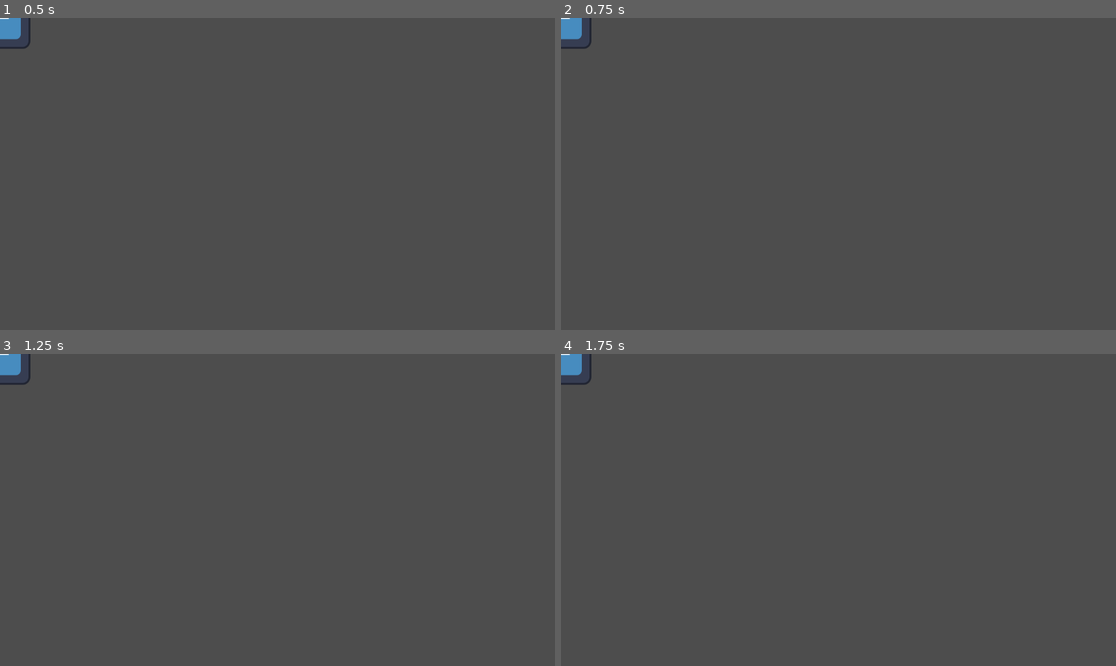
Above: before the commit, frames 1-4 (two rows, left to right).
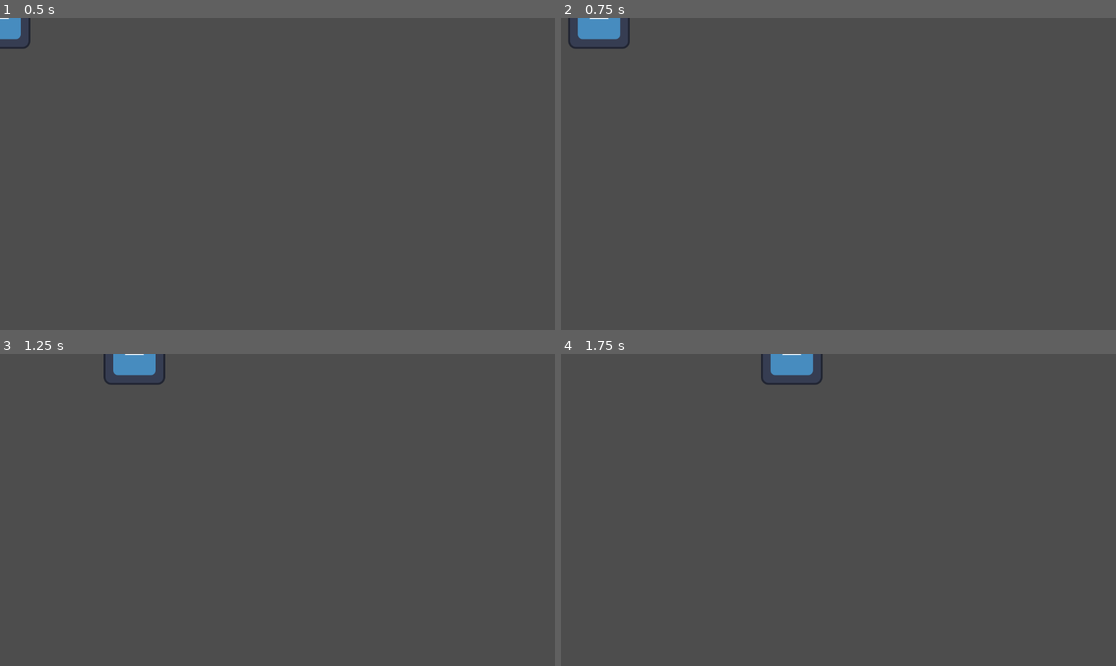
Above: after the commit, the same moments.

Repository: shirleenma/Shirleen-Performance-Task
Game: Godot game, scene res://world.tscn
The game is run twice, just before and just after one commit, with the same random seed, the same clock (stepped at 60 frames per second) and the same inputs. The engine's default icon, where the game draws it, is replaced by a stand-in: a white triangle on a blue panel in a dark square.
Inputs:
- Up to frame 1 (0.5 s): no input
- Up to frame 2 (0.75 s): tap Enter at 0.5 s; hold D (move_right) from 0.53 s (still down)
- Up to frame 3 (1.25 s): keep holding D (move_right)
- Up to frame 4 (1.75 s): release D (move_right) at 1.28 s; hold S (move_down) from 1.28 s (still down)

Frame 1 is identical in both runs. In frame 2, 0.8% of the frame differs, in the area x 0-13%, y 0-10%; in frame 3, 1.0%; in frame 4, 1.0%, in the area x 0-48%, y 0-10%.

Commit message:
player scene completed

Diff:
--- a/Player.gd
+++ b/Player.gd
@@ -1,14 +1,18 @@
 extends Area2D
-
 @export var Speed = 400
-
-
-
-# Called when the node enters the scene tree for the first time.
-func _ready():
-	pass # Replace with function body.
-
 
 # Called every frame. 'delta' is the elapsed time since the previous frame.
 func _process(delta):
-	pass
+	var velocity = Vector2.ZERO
+	if Input.is_action_pressed("move_right"):
+		velocity.x += 1
+	if Input.is_action_pressed("move_left"):
+		velocity.x += 1
+	if Input.is_action_pressed("move_up"):
+		velocity.x += 1
+	if Input.is_action_pressed("move_down"):
+		velocity.x += 1
+
+	if velocity.length() > 0:
+		velocity = velocity.normalized() * Speed
+	position += velocity * delta
